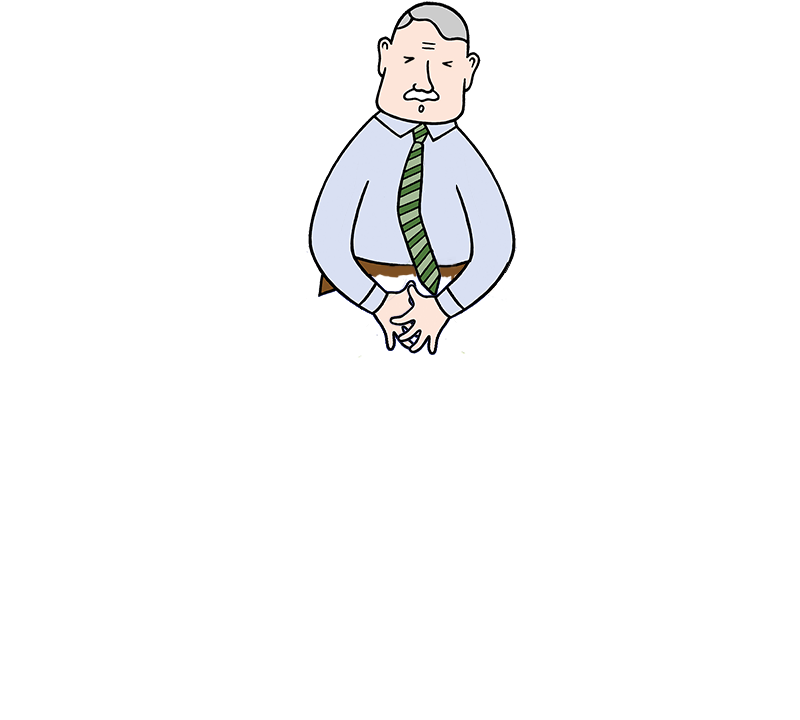
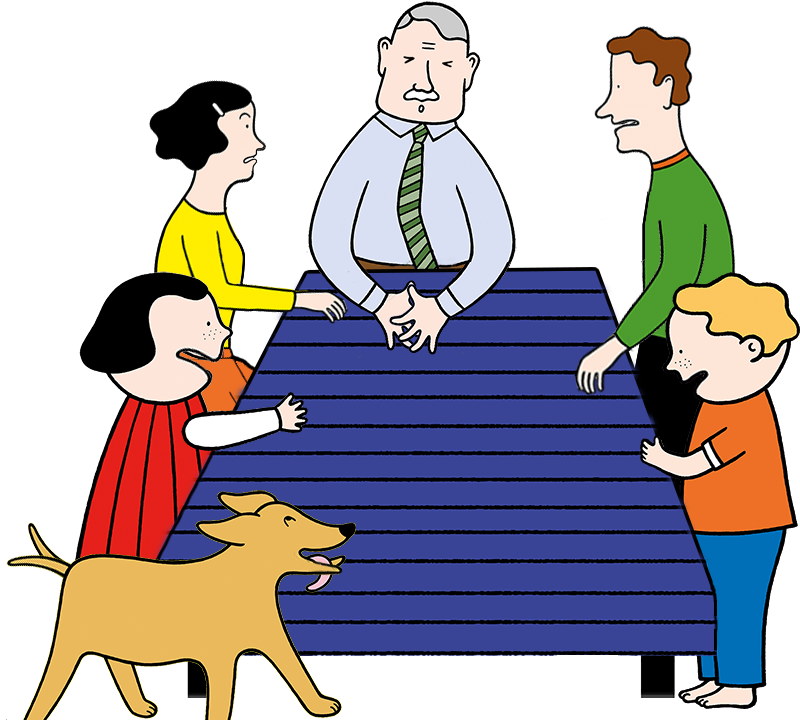
Comparing the layer stacks of the two 800px x 720px images. Changes:
showed "boelhand" over [181, 392, 308, 451]
showed "torehand", painted on it over [639, 283, 751, 479]
showed "granddadhand", painted on it over [306, 258, 517, 358]
showed "dadhand" over [574, 320, 633, 397]
showed "momhand" over [230, 282, 349, 340]
showed "dogsad" over [6, 490, 356, 720]
showed "dog", painted on it over [6, 490, 356, 720]
showed "table", painted on it over [139, 267, 719, 698]
showed "boelsad" over [74, 271, 308, 564]
showed "boel" over [74, 271, 308, 564]
showed "toresad" over [639, 272, 800, 709]
showed "tore" over [639, 272, 800, 709]
showed "dadsad" over [572, 25, 736, 507]
showed "dad" over [572, 25, 736, 507]
showed "momsad", painted on it over [149, 80, 443, 491]
showed "mom", painted on it over [149, 80, 443, 491]
